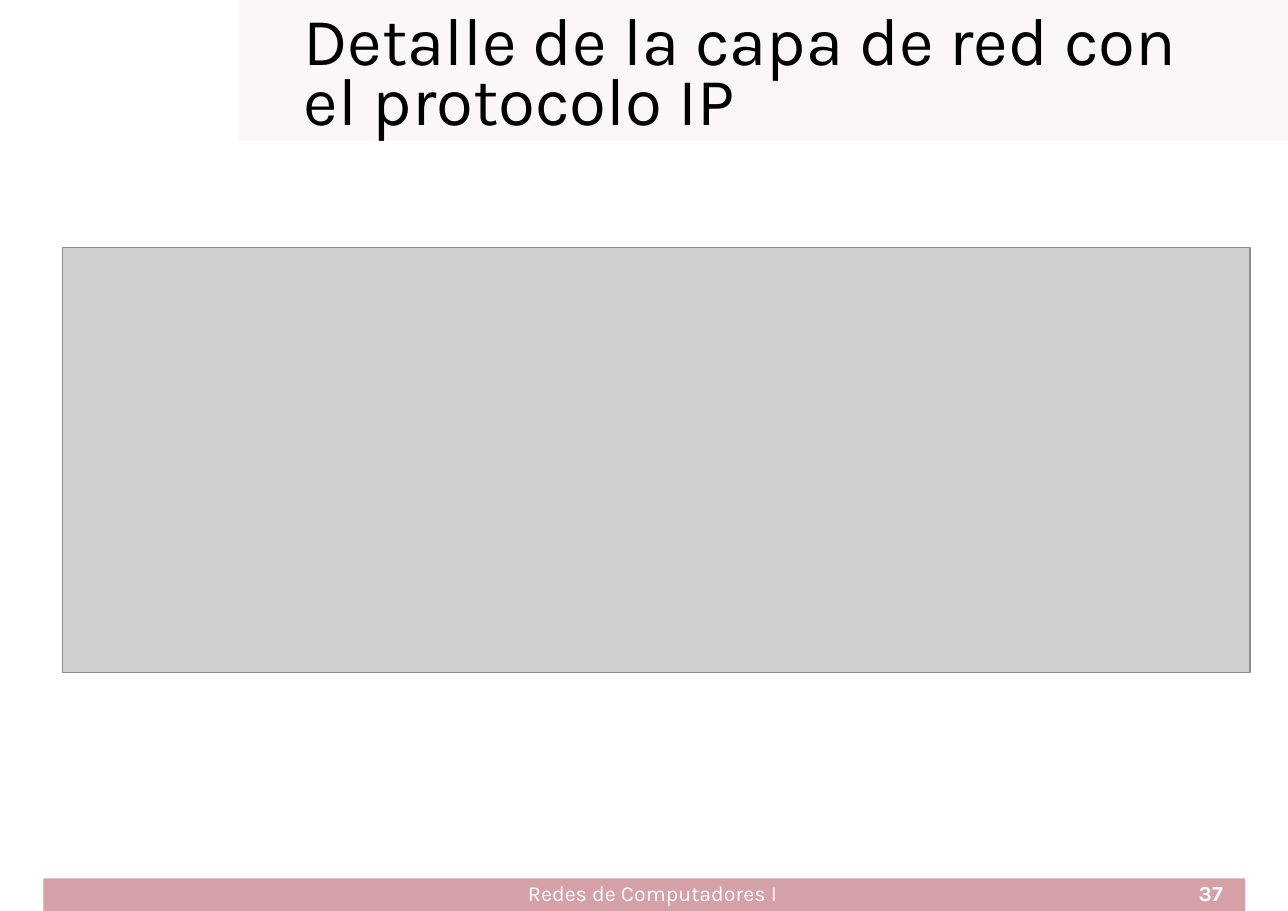
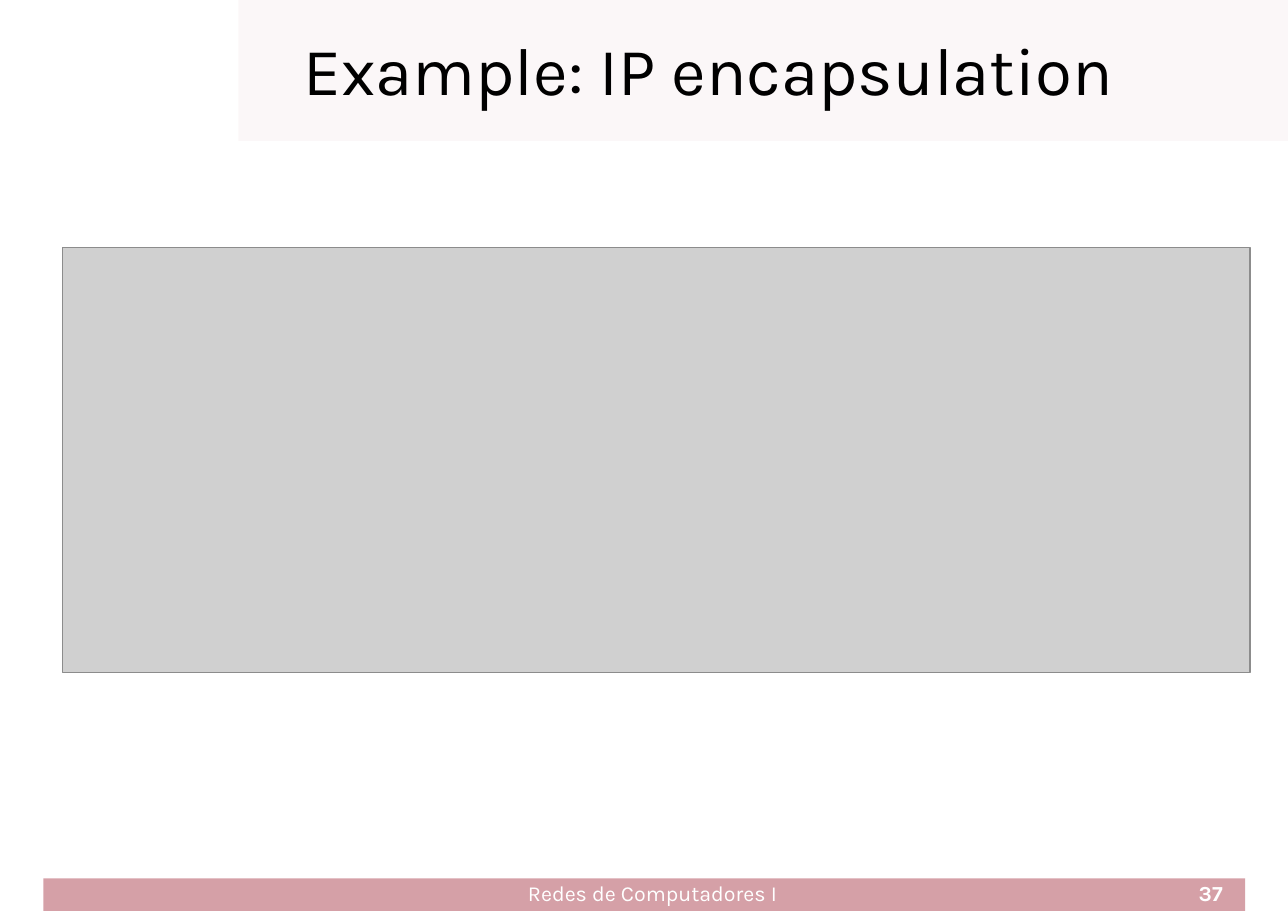
Before and after one commit to cletomartin/redes1, a slide deck: slide 37 of slides/architecture.odp. Drawn at 1288x911 pixels with LibreOffice and Linux fonts; fonts in the diff are those of the drawing; grey boxes stand for pictures; background and template pictures are left out. Boxes give left, top, right and bottom in pixels: in the first picture for what was removed or moved away, otherwise in the second. Text is boxed around its words. In the diff, an @@ line names an element or a change of style, - is before the commit and + after.

```diff
--- a/slides/architecture.odp
+++ b/slides/architecture.odp
@@ text at bbox=[303, 48, 1113, 111]: text changed @@
-Detalle de la capa de red con el protocolo IP
+Example: IP encapsulation
```
Also in this commit, not shown: 9 other slides changed, 1 slide added, 1 other file.
